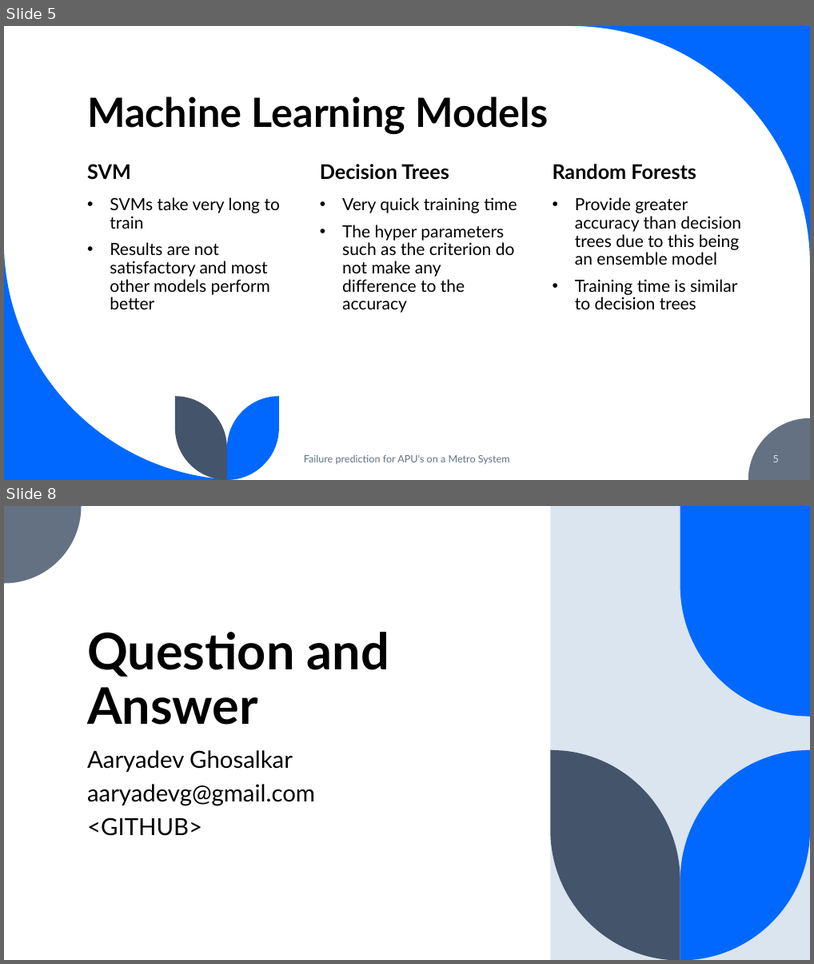
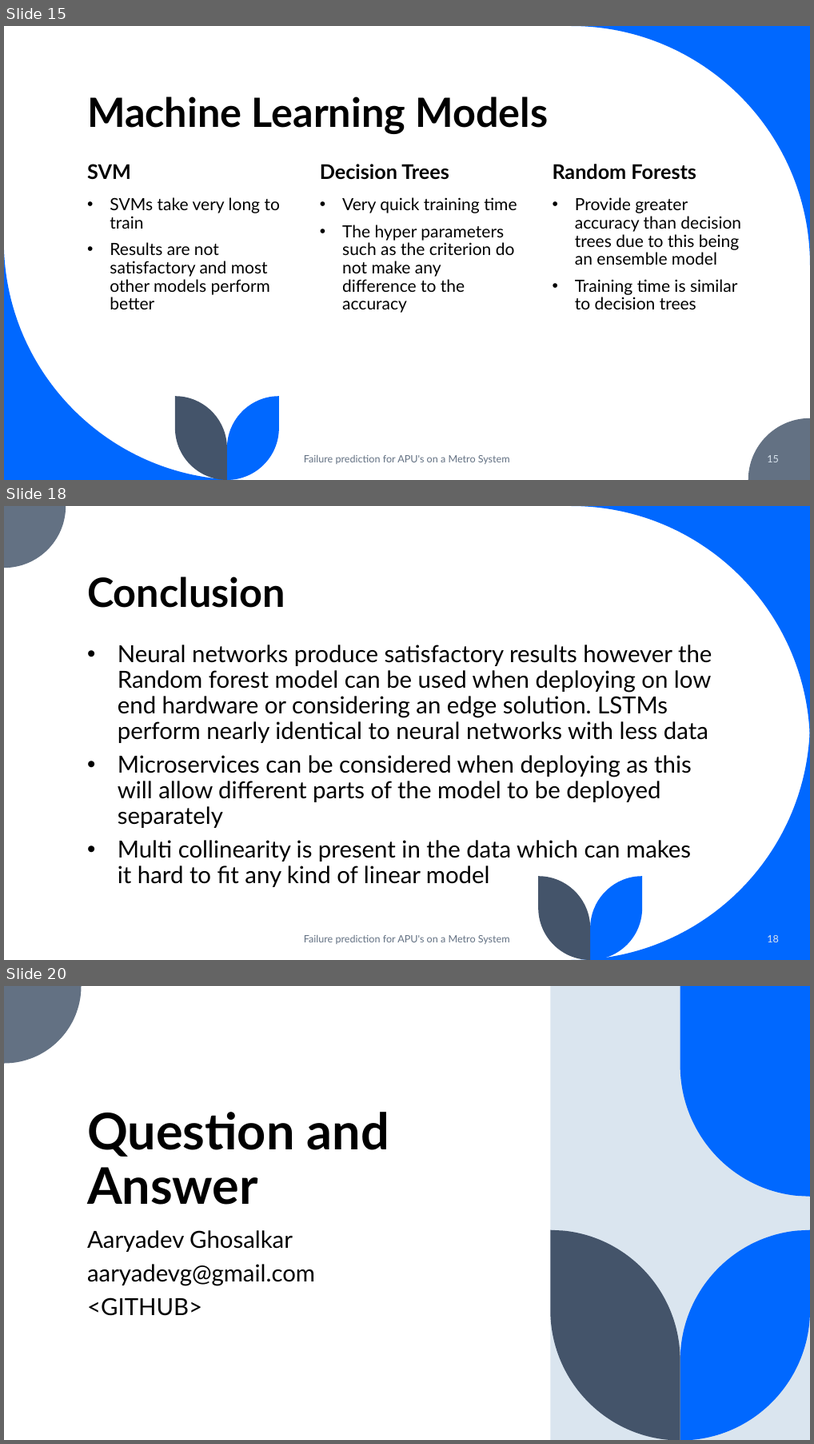
Before and after one commit to aaryadevg/Metro_PdM_Research, a slide deck: Paper/Viva.pptx. Shown one above the other, each under a label of ours: slides 5 and 8 before the commit, slides 15, 18 and 20 after it; the slides between them are not shown. The pictures are 814x964 and 814x1444 pixels, drawn with LibreOffice and Linux fonts; fonts in the diff are those of the drawing. Boxes give left, top, right and bottom in pixels: in the first picture for what was removed or moved away, otherwise in the second. Text is boxed around its words. In the diff, an @@ line names an element or a change of style, - is before the commit and + after.

```diff
--- a/Paper/Viva.pptx
+++ b/Paper/Viva.pptx
@@ slide 18 added at bbox=[4, 506, 810, 960], background #FFFFFF @@
@@ freeform shape added at bbox=[4, 506, 66, 568], fill #637183 @@
@@ freeform shape added at bbox=[571, 506, 810, 745], fill #0068FF @@
@@ title added at bbox=[87, 576, 286, 608], 48 pt, text #000000, bold @@
+Conclusion
@@ text added at bbox=[118, 644, 712, 887], 28 pt, text #000000 @@
+• Neural networks produce satisfactory results however the Random forest model can be used when deploying on low end hardware or considering an edge solution. LSTMs perform nearly identical to neural networks with less data
+• Microservices can be considered when deploying as this will allow different parts of the model to be deployed separately
+• Multi collinearity is present in the data which can makes it hard to fit any kind of linear model
@@ freeform shape added at bbox=[571, 720, 810, 960], fill #0068FF @@
@@ freeform shape added at bbox=[539, 876, 591, 960], fill #44546A @@
@@ freeform shape added at bbox=[591, 876, 643, 960], fill #0068FF @@
@@ text added at bbox=[304, 935, 510, 944], 12 pt, text #637183 @@
+Failure prediction for APU's on a Metro System
@@ page number added at bbox=[767, 935, 779, 942], 12 pt, text #DAE5EF @@
+18
@@ what was slide 5 is now slide 15 @@
@@ page number at bbox=[767, 455, 779, 462]: text changed @@
-5
+15
@@ what was slide 8 is now slide 20 @@
```
Also in this commit, not shown: 5 slides changed, 11 other slides added, 15 other files.
